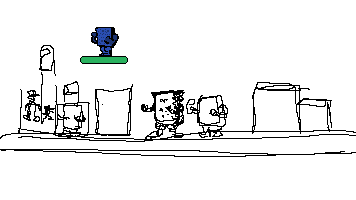
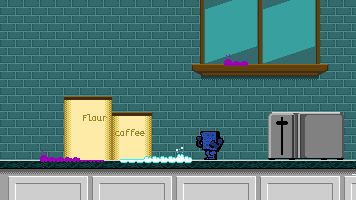
Before/after of a 356×200 layered artwork. What changed in the layer stack:
added layer "coffee #1" above "coffee" over [115, 129, 145, 136]
added layer "coffee" above "Layer #1" over [112, 116, 145, 160]
hid "Layer #1" over [80, 56, 128, 64]
added layer "Layer #2" above "Flour" over [196, 131, 224, 160]
added layer "Flour" above "Layer #5" over [83, 114, 107, 121]
added layer "Layer #5" above "Layer" over [40, 54, 248, 163]
painted on "Layer" over [0, 0, 356, 200]
added layer "Layer #4" above "Layer #3" over [0, 0, 356, 200]
